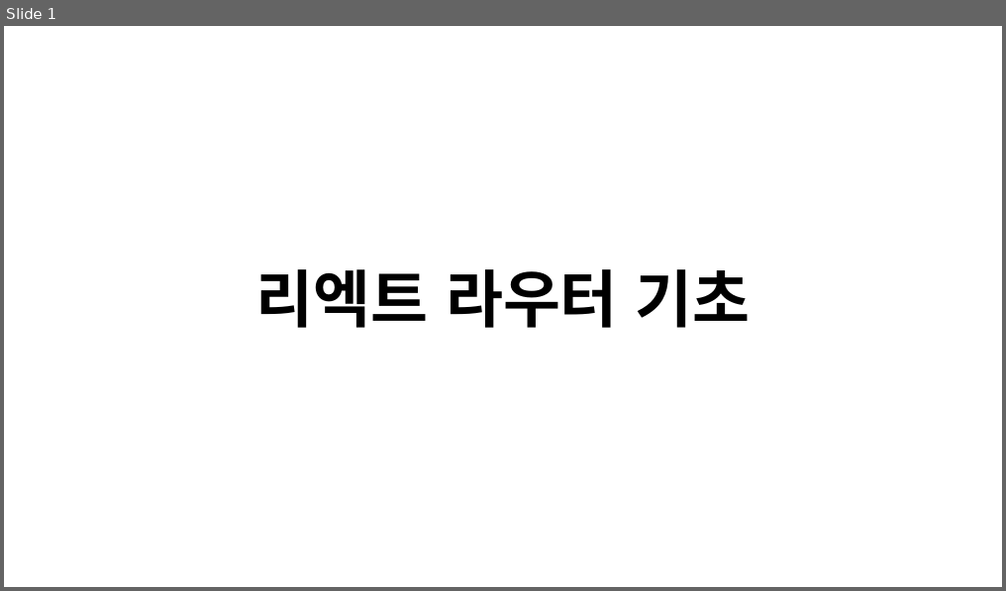
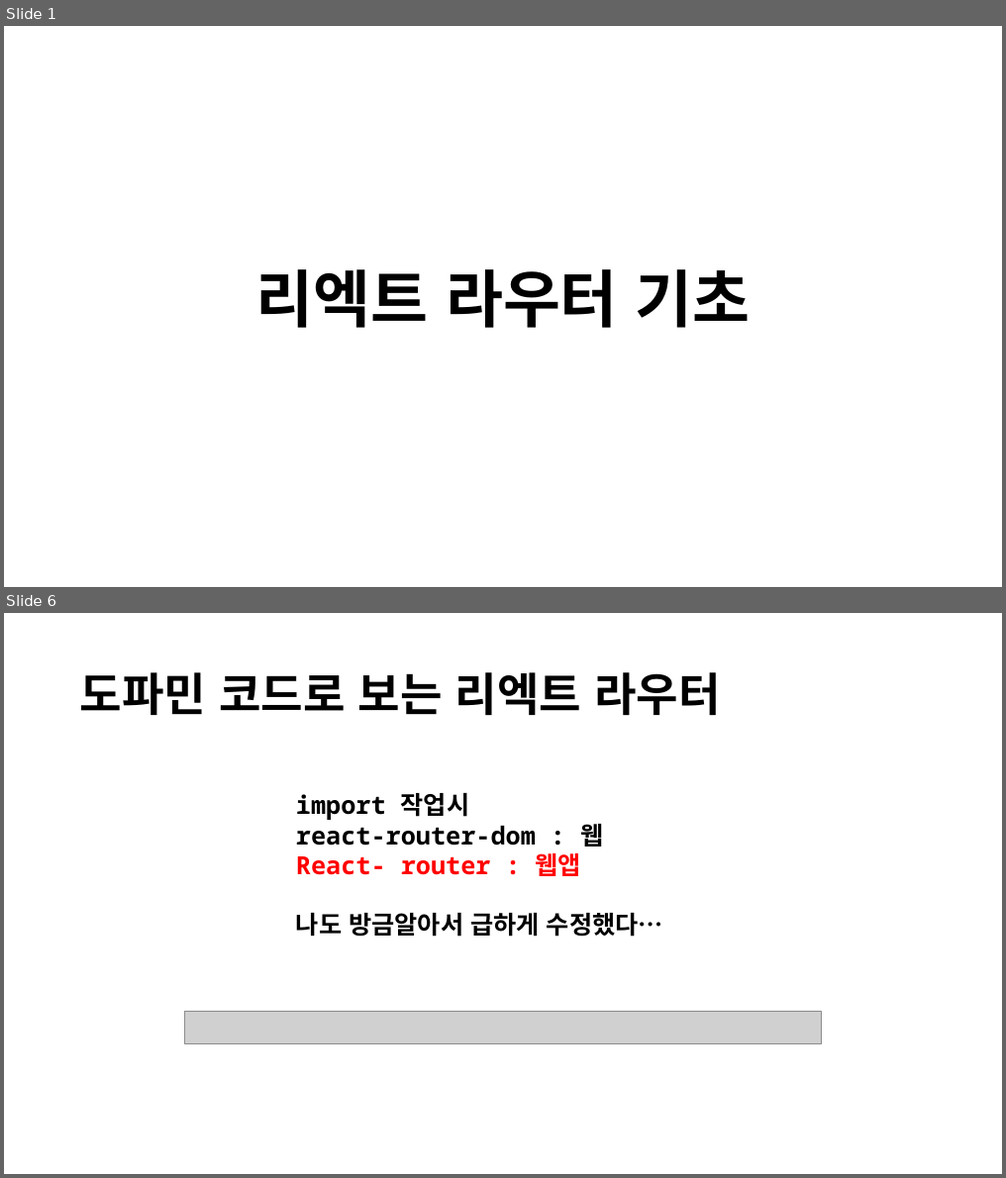
Before and after one commit to Profitah/DoFarming_DOC, a slide deck: 웹관련/리엑트 라우터 기초.pptx. Shown one above the other, each under a label of ours: slide 1 before the commit, slides 1 and 6 after it; the slides between them are not shown. The pictures are 1006x591 and 1006x1178 pixels, drawn with LibreOffice and Linux fonts; fonts in the diff are those of the drawing; grey boxes stand for pictures. Boxes give left, top, right and bottom in pixels: in the first picture for what was removed or moved away, otherwise in the second. Text is boxed around its words. In the diff, an @@ line names an element or a change of style, - is before the commit and + after.

Commit message:
리엑트 라우터 v2

```diff
--- a/웹관련/리엑트 라우터 기초.pptx
+++ b/웹관련/리엑트 라우터 기초.pptx
@@ slide 6 added at [4, 613, 1002, 1174], background #FFFFFF @@
@@ title added at [80, 672, 720, 715], 44 pt, text #000000, bold @@
+도파민 코드로 보는 리엑트 라우터
@@ text added at [296, 793, 663, 937], 24 pt, text #000000, bold @@
+import 작업시
+react-router-dom : 웹
+React- router : 웹앱
+나도 방금알아서 급하게 수정했다…
@@ picture added at [185, 1011, 822, 1045] @@
```
Also in this commit, not shown: 3 slides changed, 5 other slides added, 5 other files.
